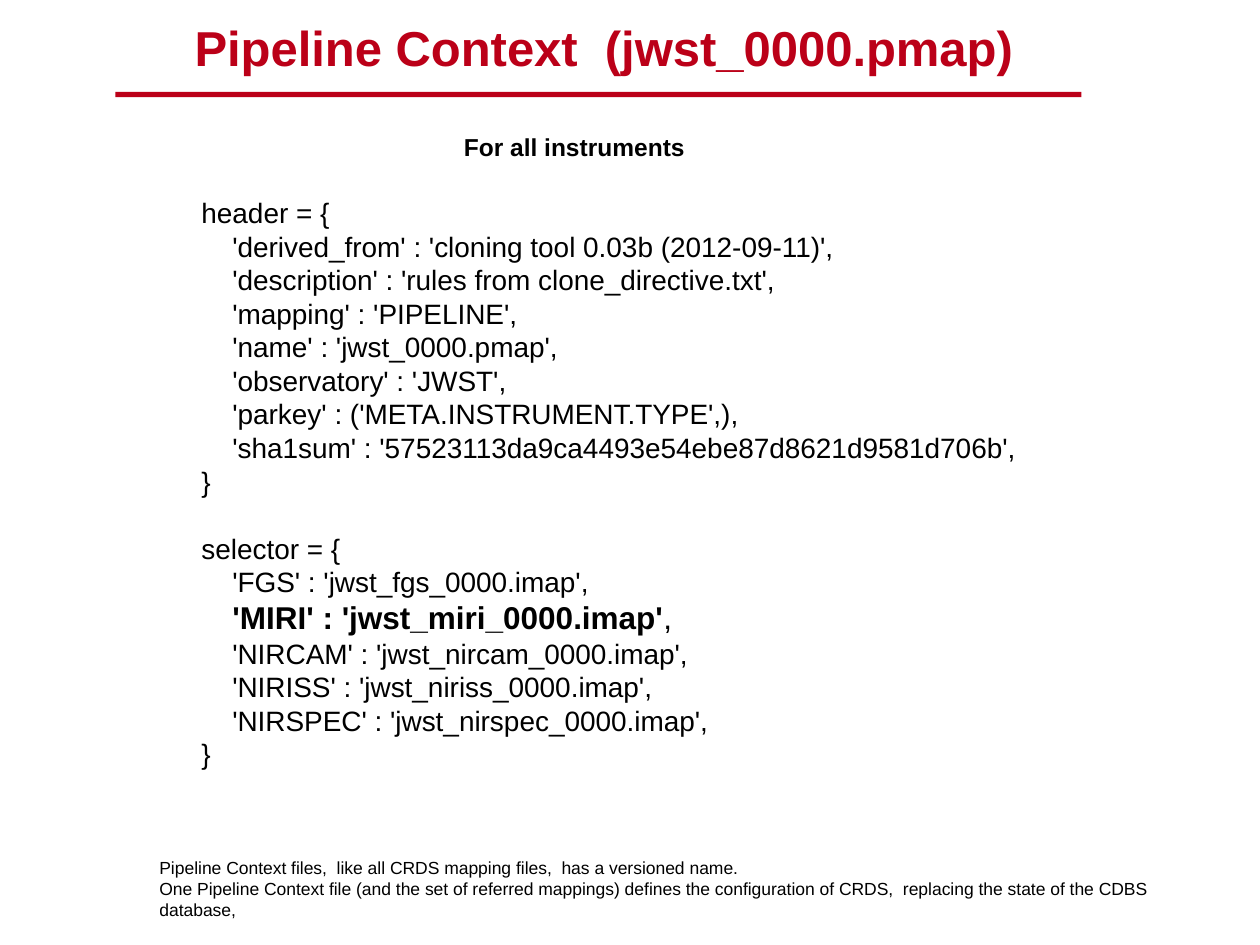
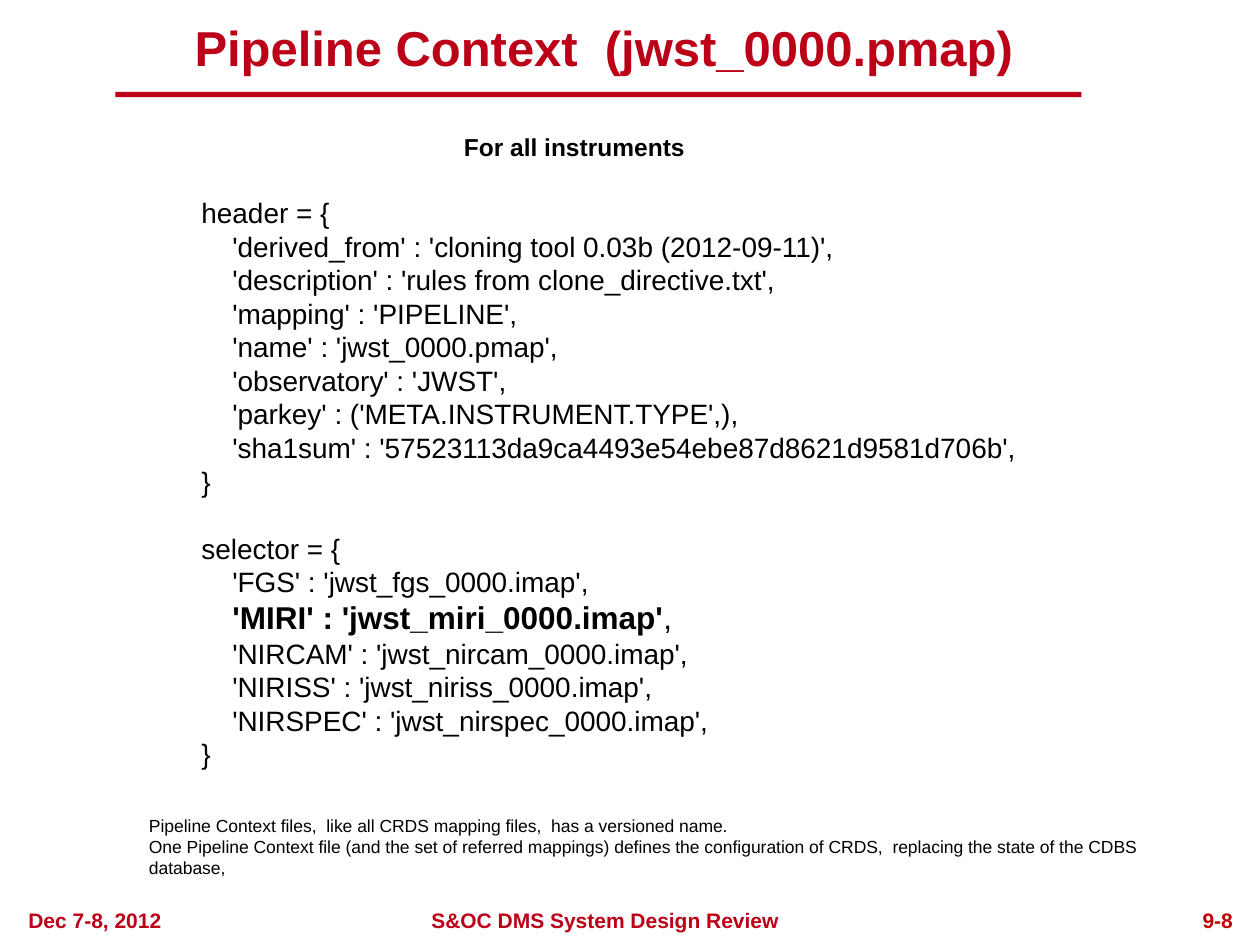
Before and after one commit to spacetelescope/crds, a slide deck: slide 7 of docs/DMS_SDR2_09_CRDS_final.pptx. Drawn at 1260x945 pixels with LibreOffice and Linux fonts; fonts in the diff are those of the drawing; background and template pictures are left out. Boxes give left, top, right and bottom in pixels: in the first picture for what was removed or moved away, otherwise in the second. Text is boxed around its words. In the diff, an @@ line names an element or a change of style, - is before the commit and + after.

```diff
--- a/docs/DMS_SDR2_09_CRDS_final.pptx
+++ b/docs/DMS_SDR2_09_CRDS_final.pptx
@@ text "Pipeline Context files, like all ...": place and size @@
-text "Pipeline Context files, like all ..." at box(159, 861, 1147, 918)
+text "Pipeline Context files, like all ..." at box(149, 819, 1136, 877)
@@ text added at box(28, 913, 162, 932), 12 pt, text #BB0018, bold @@
+Dec 7-8, 2012
@@ text added at box(431, 912, 778, 933), 12 pt, text #BB0018, bold @@
+S&OC DMS System Design Review
@@ page number added at box(1203, 913, 1233, 929), 12 pt, text #C00000, bold @@
+9-8
```
Also in this commit, not shown: 40 other slides changed, 1 slide added, 1 slide removed.
